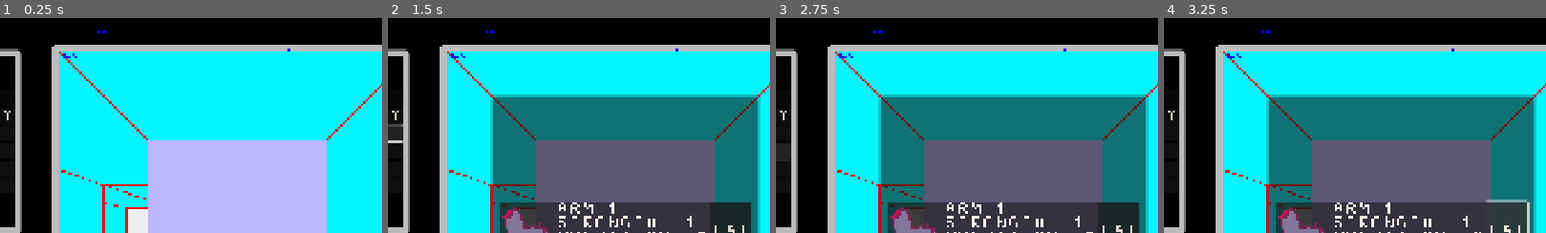
Above: before the commit, frames 1-4 (left to right).
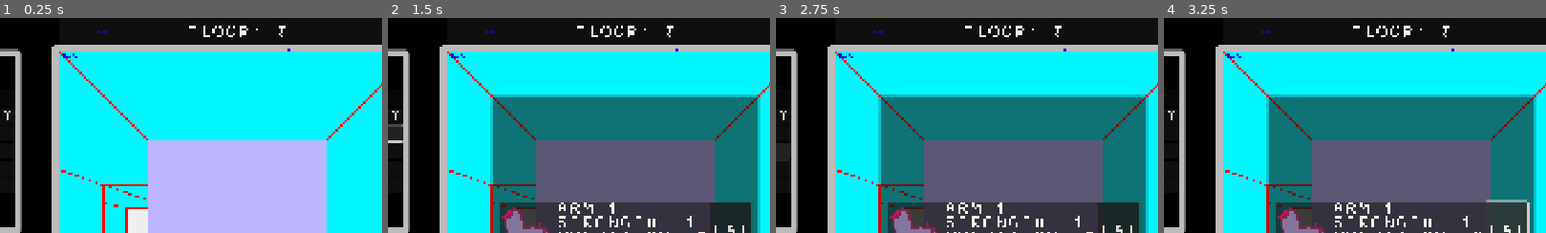
Above: after the commit, the same moments.

Repository: sym-z/arm-to-the-teeth
Game: Godot game, scene res://scenes/testing_level/testing_level.tscn
The game is run twice, just before and just after one commit, with the same random seed, the same clock (stepped at 60 frames per second) and the same inputs. The project has no main scene, so this scene is started directly.
Inputs:
- Up to frame 1 (0.25 s): no input
- Up to frame 2 (1.5 s): click "INVENTORY" at 0.5 s; click "ATTACK" at 1.25 s
- Up to frame 3 (2.75 s): click "RUN" at 2 s
- Up to frame 4 (3.25 s): click "EAT" at 2.75 s
The pictures show only the part of the screen within x 19-69%, y 1-51%; the shares and areas given below are measured in that part.

The runs differ from the first frame. In frame 1, 0.3% of the frame differs, in the area x 25-75%, y 3-9%; in frame 2, 0.3%; in frame 3, 0.3%; in frame 4, 0.3%.

Commit message:
Viewport header label added

Diff:
--- a/src/prefabs/ui/ui.gd
+++ b/src/prefabs/ui/ui.gd
@@ -37,12 +37,15 @@
 @export var full_log_scroller : ScrollContainer
 ## Back button for full window
 @export var full_log_back_button : Button
+var full_log_label_scene : PackedScene = preload("uid://dp85jko1wcurv")
 
-var full_log_label_scene : PackedScene = preload("uid://dp85jko1wcurv")
+@export_category("Viewport Header")
+@export var viewport_header_label : RichTextLabel
 func _ready():
 	Log.connect("new_log", update_log_line)
 	Log.connect("new_log", update_full_log)
-	pass # Replace with function body.
+	# Initialize viewport header label
+	viewport_header_label.text = "FLOOR: " + str(Globals.curr_floor)
 
 # Work should start only when the map is done filling.
 func _on_map_map_filled():
@@ -63,6 +66,11 @@
 # Called every frame. 'delta' is the elapsed time since the previous frame.
 func _process(delta):
 	pass
+
+#region Viewport Header
+func _on_map_level_clear():
+	viewport_header_label.text = "FLOOR: " + str(Globals.curr_floor)
+#endregion
 
 func refresh_temp_labels():
 	tooth_label.text = "TOOTH COUNT: " + str(player.tooth_count)
@@ -172,9 +180,6 @@
 func _on_log_line_window_gui_input(event):
 	if event is InputEventMouseButton and event.button_index ==1 and event.pressed == true:
 		change_full_log_window_visibility(not full_log_window_container.visible)
-	pass # Replace with function body.
-
 func _on_full_window_back_button_pressed():
 	change_full_log_window_visibility(false)
-	pass # Replace with function body.
 #endregion
--- a/src/prefabs/ui/ui.tscn
+++ b/src/prefabs/ui/ui.tscn
@@ -12,8 +12,10 @@
 [ext_resource type="Theme" uid="uid://b0rwfmnijyt3u" path="res://themes/log/log_full_margin_container.tres" id="10_d8cmc"]
 [ext_resource type="PackedScene" uid="uid://dp85jko1wcurv" path="res://prefabs/ui/log_full_window/full_window_log_label.tscn" id="11_b6rlx"]
 [ext_resource type="Theme" uid="uid://dinequvservm1" path="res://themes/log/full_window_back_button.tres" id="12_b6rlx"]
-
-[node name="UI" type="CanvasLayer" node_paths=PackedStringArray("pickup_button", "inventory_button", "attack_button", "run_button", "options_button", "quit_button", "tooth_label", "arm_label", "head_label", "hunger_label", "inventory_container", "item_container", "inv_back_button", "log_line_label", "full_log_container", "full_log_window_container", "full_log_scroller", "full_log_back_button")]
+[ext_resource type="Theme" uid="uid://casrwxgiyddvj" path="res://themes/viewport_header/viewport_header_margin_container.tres" id="13_xw6rm"]
+[ext_resource type="Theme" uid="uid://6j2no5j5cswb" path="res://themes/viewport_header/viewport_header_label.tres" id="14_gtvwi"]
+
+[node name="UI" type="CanvasLayer" node_paths=PackedStringArray("pickup_button", "inventory_button", "attack_button", "run_button", "options_button", "quit_button", "tooth_label", "arm_label", "head_label", "hunger_label", "inventory_container", "item_container", "inv_back_button", "log_line_label", "full_log_container", "full_log_window_container", "full_log_scroller", "full_log_back_button", "viewport_header_label")]
 script = ExtResource("1_gxjsb")
 pickup_button = NodePath("Context Menu/Button Container/Pick Up")
 inventory_button = NodePath("Context Menu/Button Container/Inventory")
@@ -33,6 +35,7 @@
 full_log_window_container = NodePath("Log/Log Full Window")
 full_log_scroller = NodePath("Log/Log Full Window/ScrollContainer")
 full_log_back_button = NodePath("Log/Full Window Back Button")
+viewport_header_label = NodePath("Viewport Header Container/Viewport Header Label")
 
 [node name="Background" type="TextureRect" parent="."]
 offset_right = 40.0
@@ -205,6 +208,26 @@
 theme = ExtResource("12_b6rlx")
 text = "BACK"
 
+[node name="Viewport Header Container" type="MarginContainer" parent="."]
+anchors_preset = 15
+anchor_right = 1.0
+anchor_bottom = 1.0
+grow_horizontal = 2
+grow_vertical = 2
+mouse_filter = 2
+theme = ExtResource("13_xw6rm")
+
+[node name="Panel" type="Panel" parent="Viewport Header Container"]
+layout_mode = 2
+mouse_filter = 2
+
+[node name="Viewport Header Label" type="RichTextLabel" parent="Viewport Header Container"]
+layout_mode = 2
+theme = ExtResource("14_gtvwi")
+text = "FLOOR: 0"
+horizontal_alignment = 1
+vertical_alignment = 1
+
 [connection signal="pressed" from="Context Menu/Button Container/Pick Up" to="." method="_on_pick_up_pressed"]
 [connection signal="pressed" from="Context Menu/Button Container/Inventory" to="." method="_on_inventory_pressed"]
 [connection signal="pressed" from="Inventory/Back Button" to="." method="_on_back_button_pressed"]
--- a/src/scenes/testing_level/testing_level.tscn
+++ b/src/scenes/testing_level/testing_level.tscn
@@ -35,6 +35,7 @@
 player = NodePath("../../Player")
 map_node = NodePath("../../Map")
 
+[connection signal="level_clear" from="Map" to="UI" method="_on_map_level_clear"]
 [connection signal="level_clear" from="Map" to="Minimap Layer/Debug Visualizer" method="_on_map_level_clear"]
 [connection signal="map_filled" from="Map" to="Dungeon Viewport" method="_on_map_map_filled"]
 [connection signal="map_filled" from="Map" to="UI" method="_on_map_map_filled"]
--- /dev/null
+++ b/src/themes/viewport_header/viewport_header_label.tres
@@ -0,0 +1,7 @@
+[gd_resource type="Theme" load_steps=2 format=3 uid="uid://6j2no5j5cswb"]
+
+[ext_resource type="FontFile" uid="uid://d22avmrynvyyh" path="res://assets/visual/ui/ui_font_0.png" id="1_squvy"]
+
+[resource]
+RichTextLabel/font_sizes/normal_font_size = 32
+RichTextLabel/fonts/normal_font = ExtResource("1_squvy")
--- /dev/null
+++ b/src/themes/viewport_header/viewport_header_margin_container.tres
@@ -0,0 +1,7 @@
+[gd_resource type="Theme" format=3 uid="uid://casrwxgiyddvj"]
+
+[resource]
+MarginContainer/constants/margin_bottom = 1004
+MarginContainer/constants/margin_left = 512
+MarginContainer/constants/margin_right = 512
+MarginContainer/constants/margin_top = 8
Not shown: 1 places in src/prefabs/ui/ui.tscn that only renumber resources
Not shown, changed: docs/DEVLOG.md
Not shown, changed: docs/TODO.md
